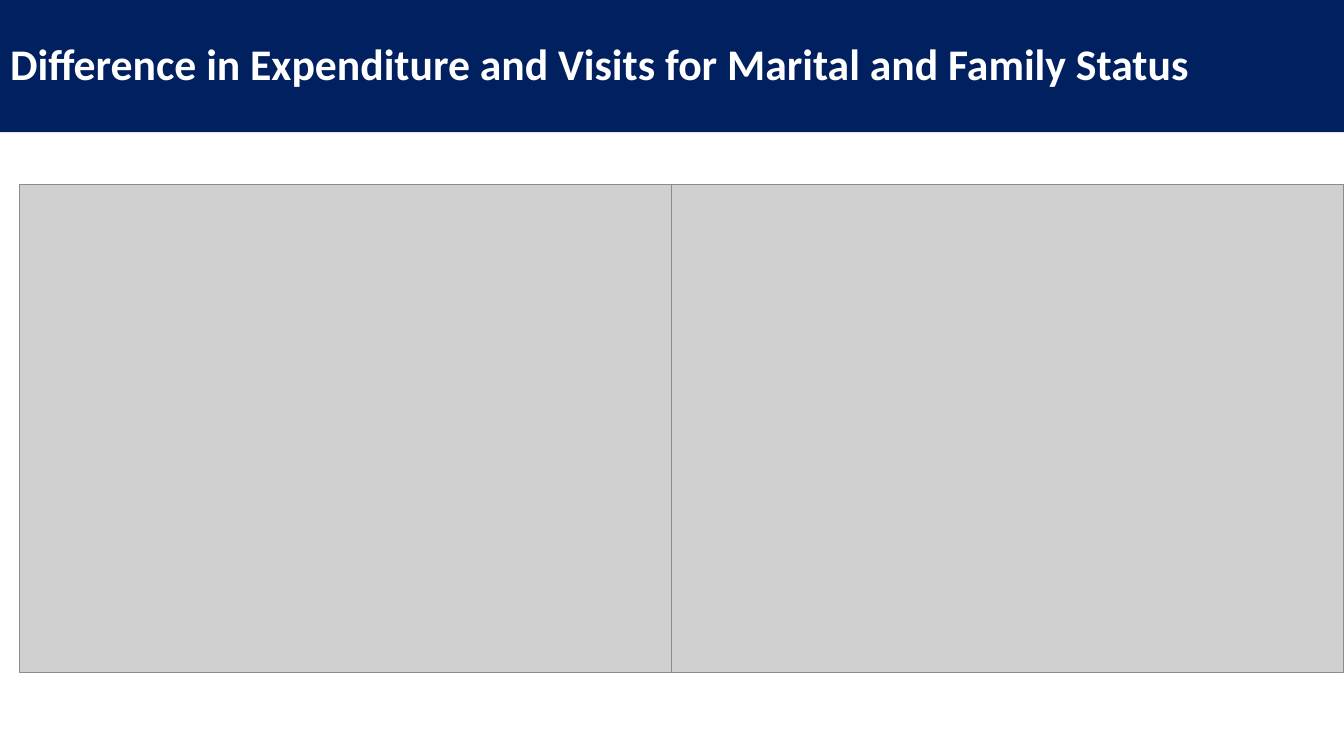
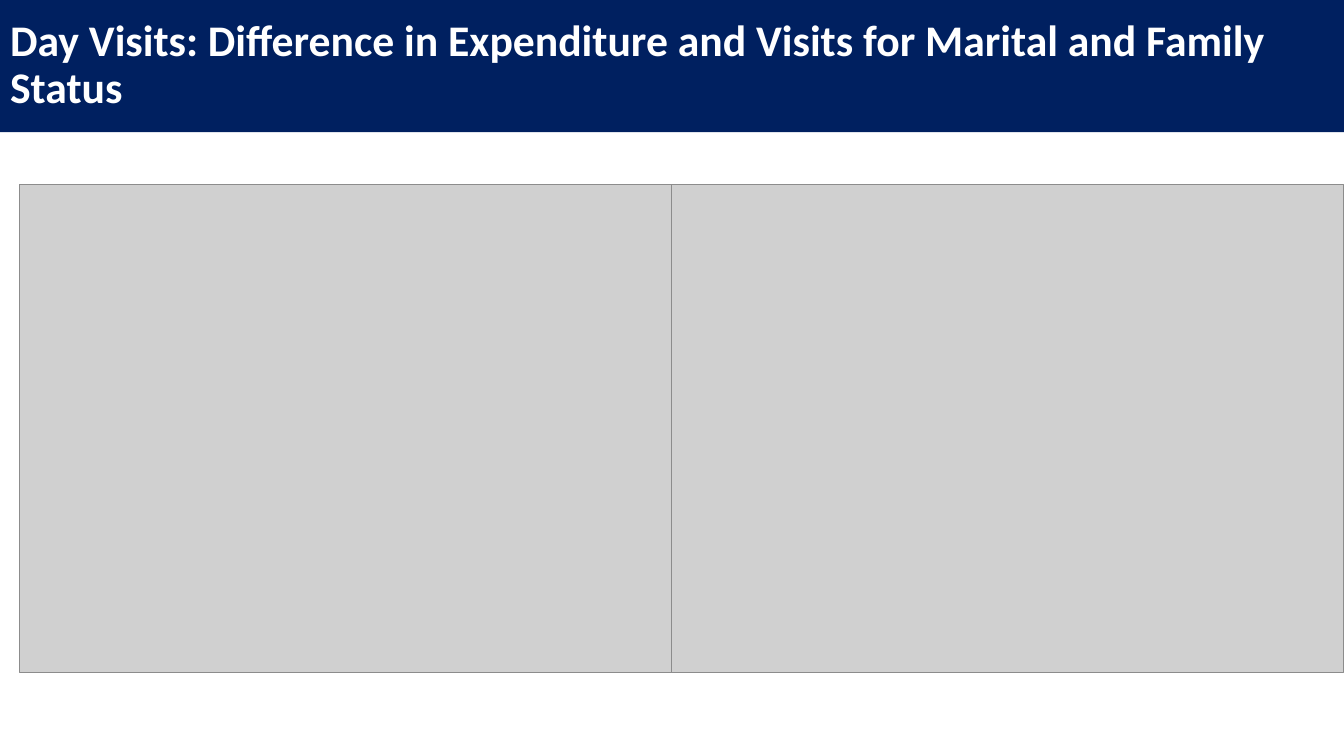
Before and after one commit to barrodea/visit_scotland, a slide deck: slide 7 of Visit Scotland Presentation.pptx. Drawn at 1344x756 pixels with LibreOffice and Linux fonts; fonts in the diff are those of the drawing; grey boxes stand for pictures. Boxes give left, top, right and bottom in pixels: in the first picture for what was removed or moved away, otherwise in the second. Text is boxed around its words. In the diff, an @@ line names an element or a change of style, - is before the commit and + after.

```diff
--- a/Visit Scotland Presentation.pptx
+++ b/Visit Scotland Presentation.pptx
@@ text in rectangle at bbox=[10, 25, 1264, 104]: text changed @@
-Difference in Expenditure and Visits for Marital and Family Status
+Day Visits: Difference in Expenditure and Visits for Marital and Family Status
```
Also in this commit, not shown: 7 other slides changed, 1 slide added.
